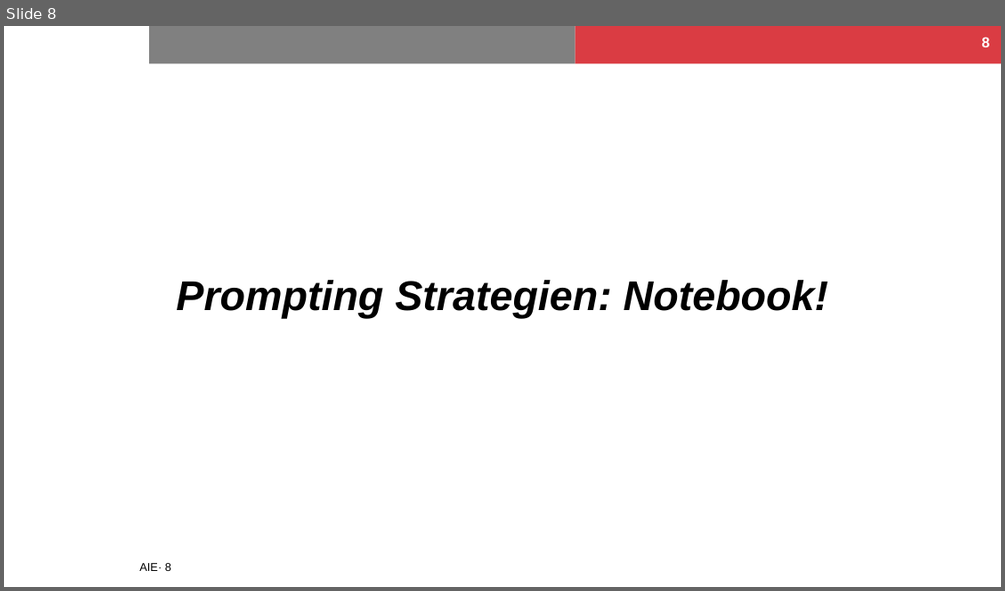
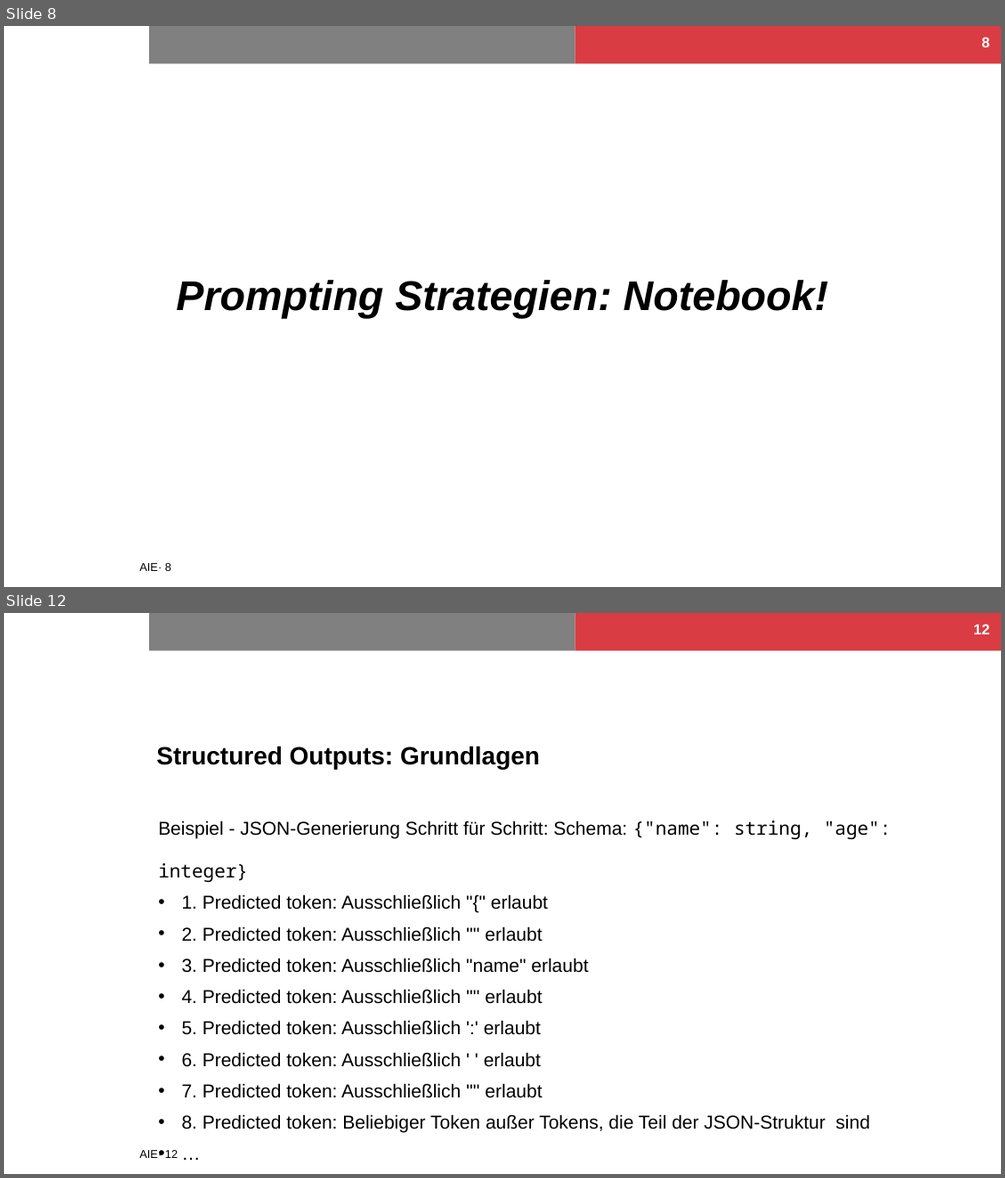
Before and after one commit to NilsHellwig/AIE-course, a slide deck: Kapitel 03_Prompting/03_Prompting.pptx. Shown one above the other, each under a label of ours: slide 8 before the commit, slides 8 and 12 after it; the slides between them are not shown. The pictures are 1005x591 and 1005x1178 pixels, drawn with LibreOffice and Linux fonts; fonts in the diff are those of the drawing; background and template pictures are left out. Boxes give left, top, right and bottom in pixels: in the first picture for what was removed or moved away, otherwise in the second. Text is boxed around its words. In the diff, an @@ line names an element or a change of style, - is before the commit and + after.

```diff
--- a/Kapitel 03_Prompting/03_Prompting.pptx
+++ b/Kapitel 03_Prompting/03_Prompting.pptx
@@ slide 12 added at (x1=4, y1=613, x2=1001, y2=1174), background #FFFFFF; not listed: 3 template elements that a slide beside it also shows @@
@@ page number added at (x1=973, y1=624, x2=989, y2=634), 14 pt, text #FFFFFF, bold @@
+12
@@ title added at (x1=156, y1=746, x2=540, y2=769), 24 pt, text #000000, bold @@
+Structured Outputs: Grundlagen
@@ text added at (x1=158, y1=820, x2=891, y2=1133), 18 pt, text #000000 @@
+Beispiel - JSON-Generierung Schritt für Schritt: Schema: {"name": string, "age": integer}
+• 1. Predicted token: Ausschließlich "{" erlaubt
+• 2. Predicted token: Ausschließlich '"' erlaubt
+• 3. Predicted token: Ausschließlich "name" erlaubt
+• 4. Predicted token: Ausschließlich '"' erlaubt
+• 5. Predicted token: Ausschließlich ':' erlaubt
+• 6. Predicted token: Ausschließlich ' ' erlaubt
+• 7. Predicted token: Ausschließlich '"' erlaubt
+• 8. Predicted token: Beliebiger Token außer Tokens, die Teil der JSON-Struktur sind
+• …
```
Also in this commit, not shown: 3 slides changed, 23 other slides added, 4 other files.
